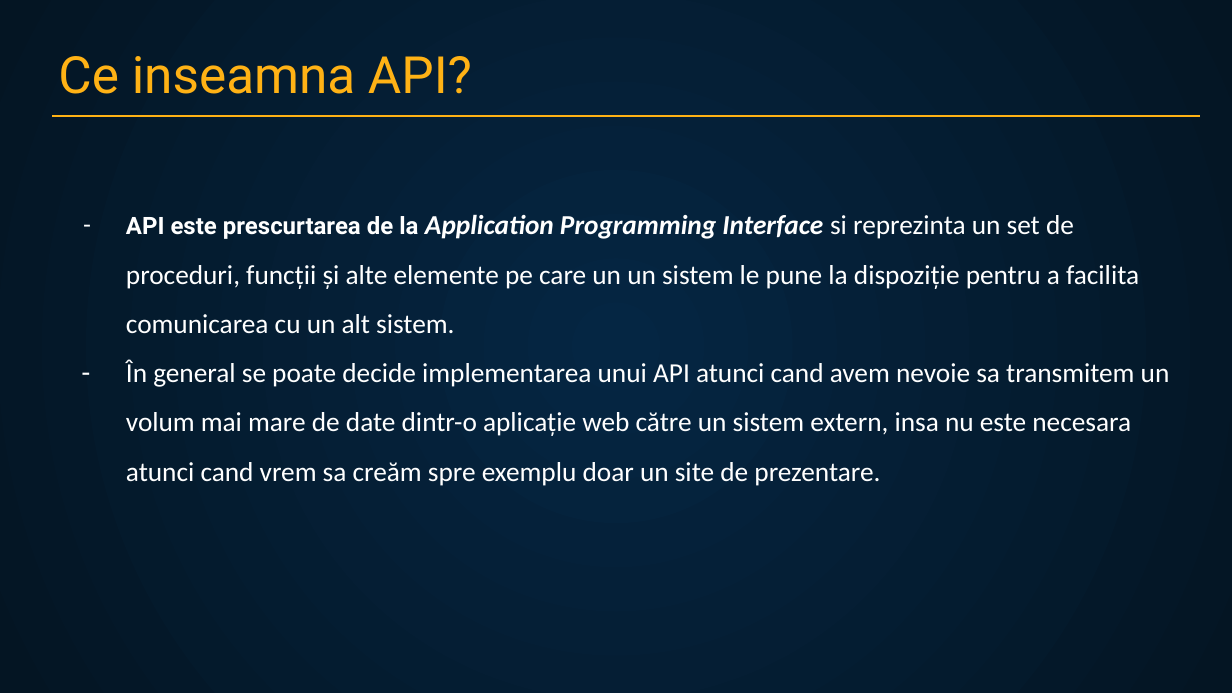
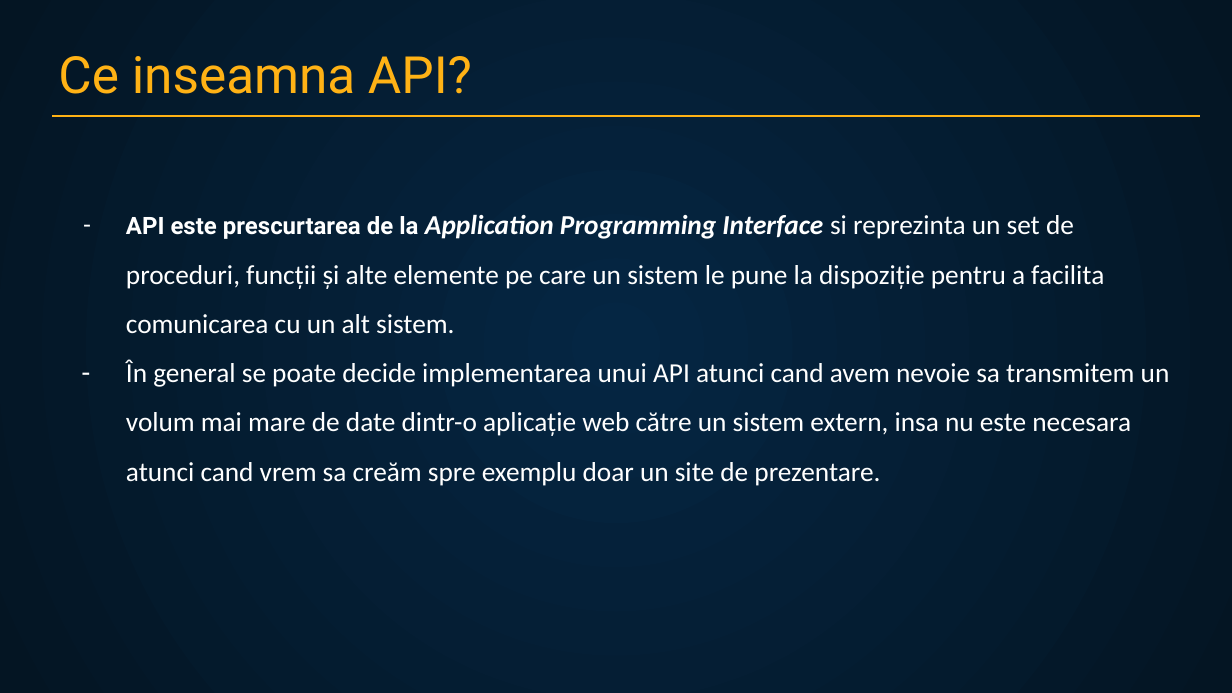
Before and after one commit to VitanCosmin01/Testare-automata, a slide deck: slide 7 of Materiale Noi - TA, in urma PY/Saptamana 4/Sesiune Teoretica 4 - Introducere in API.pptx. Drawn at 1232x693 pixels with LibreOffice and Linux fonts; fonts in the diff are those of the drawing; background and template pictures are left out. Boxes give left, top, right and bottom in pixels: in the first picture for what was removed or moved away, otherwise in the second. Text is boxed around its words. In the diff, an @@ line names an element or a change of style, - is before the commit and + after.

```diff
--- a/Materiale Noi - TA, in urma PY/Saptamana 4/Sesiune Teoretica 4 - Introducere in API.pptx
+++ b/Materiale Noi - TA, in urma PY/Saptamana 4/Sesiune Teoretica 4 - Introducere in API.pptx
@@ text at (126,214,1104,334): text changed @@
-– API este prescurtarea de la Application Programming Interface si reprezinta un set de proceduri, funcții și alte elemente pe care un un sistem le pune la dispoziție pentru a facilita comunicarea cu un alt sistem.
+– API este prescurtarea de la Application Programming Interface si reprezinta un set de proceduri, funcții și alte elemente pe care un sistem le pune la dispoziție pentru a facilita comunicarea cu un alt sistem.
```
Also in this commit, not shown: 1 other slide changed, 17 other files.
